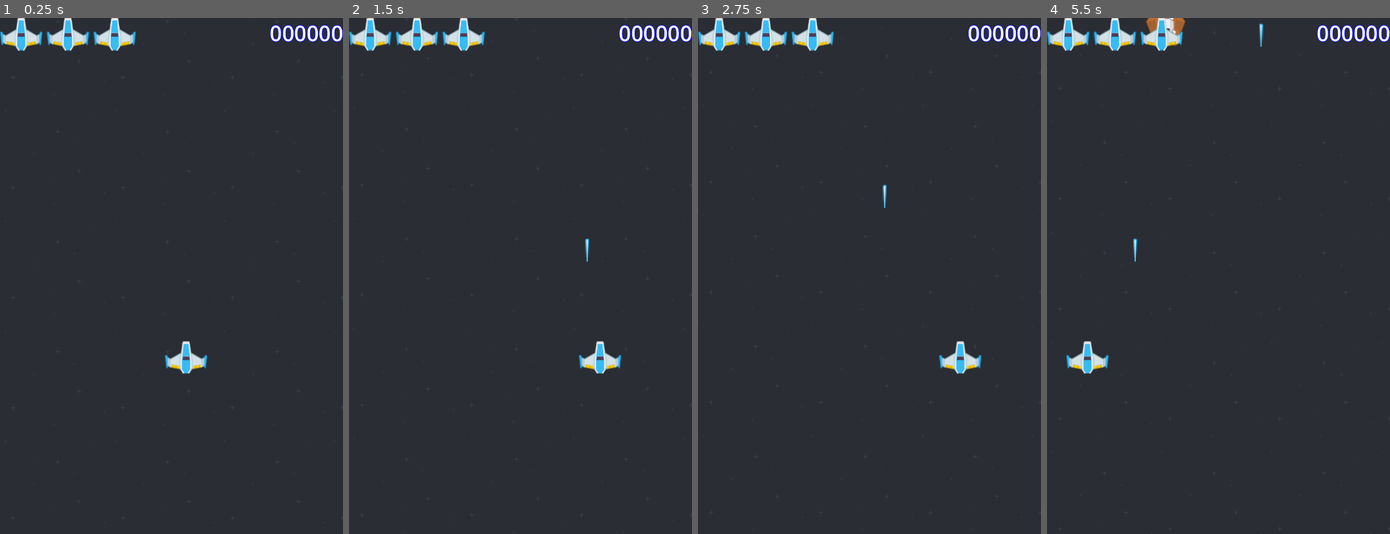
Above: before the commit, frames 1-4 (left to right).
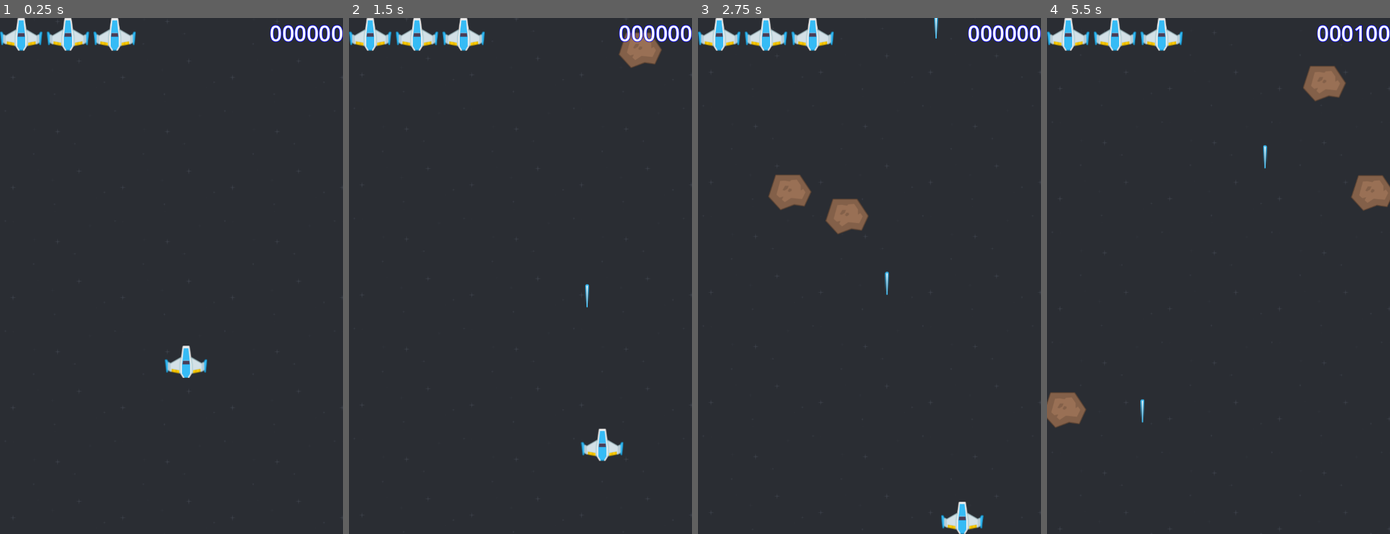
Above: after the commit, the same moments.

Repository: BUT-BOURG-25-26/td-shooter-2d-JonathanOll
Game: Godot game, scene res://Scenes/MainScene.tscn
Two runs of this game, one before a commit and one after it. Both use one fixed random seed, a clock stepped at 60 frames per second and the inputs below.
Inputs (mouse positions are in pixels of both pictures, inside the frame that each line leads up to):
- Up to frame 1 (0.25 s): no input
- Up to frame 2 (1.5 s): tap Enter at 0.5 s; move the mouse to (595, 250) at 0.52 s; hold Right (right) 0.53-1.28 s; hold S (bottom, bound only after the commit) 0.53-1.28 s; click (595, 250) at 0.67 s; move the mouse to (451, 301) at 1.27 s; hold Left (left) from 1.28 s (still down); tap S (bottom, bound only after the commit) at 1.35 s; click (451, 301) at 1.42 s
- Up to frame 3 (2.75 s): move the mouse to (903, 162) at 2.02 s; release Left (left) at 2.03 s; hold Right (right) from 2.03 s (still down); hold S (bottom, bound only after the commit) from 2.03 s (still down); click (903, 162) at 2.17 s
- Up to frame 4 (5.5 s): move the mouse to (1201, 379) at 2.77 s; release Right (right) at 2.78 s; release S (bottom, bound only after the commit) at 2.78 s; hold Up (up, bound only after the commit) 2.78-3.53 s; tap S (bottom, bound only after the commit) at 2.85, 4.35 s; click (1201, 379) at 2.92 s; move the mouse to (1321, 353) at 3.52 s; hold S (bottom, bound only after the commit) 3.53-4.28 s; hold Left (left) from 3.53 s (still down); click (1321, 353) at 3.67 s; move the mouse to (1115, 198) at 4.27 s; click (1115, 198) at 4.42 s; move the mouse to (1235, 276) at 5.02 s; hold S (bottom, bound only after the commit) from 5.03 s (still down); click (1235, 276) at 5.17 s

The runs differ from the first frame. In frame 1, 0.4% of the frame differs, in the area x 48-61%, y 62-70%; in frame 2, 1.5%; in frame 3, 2.2%; in frame 4, 2.8%, in the area x 0-100%, y 0-80%.

Commit message:
deplacement y

Diff:
--- /dev/null
+++ b/Scenes/Asteroid.tscn
@@ -0,0 +1,21 @@
+[gd_scene load_steps=4 format=3 uid="uid://bcwp21y0melu"]
+
+[ext_resource type="Texture2D" uid="uid://fqwkhbv3pvu1" path="res://KennyAssets/SpaceShooterRedux/Meteors/meteorBrown_big1.png" id="1_e0e3k"]
+[ext_resource type="Script" uid="uid://d8l8xe6xdljd" path="res://Scripts/asteroid.gd" id="1_jnrf0"]
+
+[sub_resource type="CircleShape2D" id="CircleShape2D_e0e3k"]
+radius = 49.0918
+
+[node name="Asteroid" type="Node2D"]
+script = ExtResource("1_jnrf0")
+
+[node name="MeteorBrownBig1" type="Sprite2D" parent="."]
+z_index = 1
+texture = ExtResource("1_e0e3k")
+
+[node name="Area2D" type="Area2D" parent="."]
+
+[node name="CollisionShape2D" type="CollisionShape2D" parent="Area2D"]
+shape = SubResource("CircleShape2D_e0e3k")
+
+[connection signal="body_entered" from="Area2D" to="." method="_on_area_2d_body_entered"]
--- a/Scenes/MainScene.tscn
+++ b/Scenes/MainScene.tscn
@@ -32,11 +32,15 @@
 [node name="GameManager" type="Node" parent="."]
 script = ExtResource("3_7rqgy")
 
-[node name="EnemySpawner" type="Node" parent="GameManager"]
+[node name="Spawner" type="Node" parent="GameManager"]
 script = ExtResource("2_tr2i4")
 
-[node name="Timer" type="Timer" parent="GameManager/EnemySpawner"]
+[node name="EnemyTimer" type="Timer" parent="GameManager/Spawner"]
 wait_time = 3.0
+autostart = true
+
+[node name="AsteroidTimer" type="Timer" parent="GameManager/Spawner"]
+wait_time = 0.5
 autostart = true
 
 [node name="Parallax2D" type="Parallax2D" parent="."]
@@ -54,5 +58,6 @@
 position = Vector2(400, 600)
 script = ExtResource("2_f140w")
 
-[connection signal="timeout" from="GameManager/EnemySpawner/Timer" to="Player" method="_on_timer_timeout"]
-[connection signal="timeout" from="GameManager/EnemySpawner/Timer" to="GameManager/EnemySpawner" method="_on_timer_timeout"]
+[connection signal="timeout" from="GameManager/Spawner/EnemyTimer" to="Player" method="_on_timer_timeout"]
+[connection signal="timeout" from="GameManager/Spawner/EnemyTimer" to="GameManager/Spawner" method="_on_timer_timeout"]
+[connection signal="timeout" from="GameManager/Spawner/AsteroidTimer" to="GameManager/Spawner" method="_on_asteroid_timer_timeout"]
--- /dev/null
+++ b/Scripts/asteroid.gd
@@ -0,0 +1,22 @@
+class_name Asteroid
+extends Node2D
+
+static var packedScene: PackedScene = preload("res://Scenes/Asteroid.tscn")
+static var min_speed = 300
+static var max_speed = 700
+var velocity: Vector2
+
+func _physics_process(delta: float) -> void:
+	position += velocity * delta
+
+static func create():
+	var node: Asteroid = packedScene.instantiate()
+	node.position = Vector2(randf_range(860, 1200), randf_range(-300, -100))
+	node.velocity = Vector2.DOWN.rotated(randf_range(0, 3*PI/8)) * randf_range(min_speed, max_speed)
+	return node
+
+
+func _on_area_2d_body_entered(body: Node2D) -> void:
+	if body is Player:
+		(body as Player).damage(1)
+		queue_free()
--- a/Scripts/enemy_spawner.gd
+++ b/Scripts/enemy_spawner.gd
@@ -5,3 +5,8 @@
 	if not GameManager.is_running: return
 	var enemy = Enemy.create(Vector2(randi_range(200, get_viewport().get_visible_rect().size.x - 200), -100))
 	get_tree().current_scene.add_child(enemy)
+
+func _on_asteroid_timer_timeout() -> void:
+	if not GameManager.is_running: return
+	var asteroid = Asteroid.create()
+	get_tree().current_scene.add_child(asteroid)
--- a/Scripts/game_over.gd
+++ b/Scripts/game_over.gd
@@ -10,7 +10,9 @@
 
 
 func _on_restart_pressed() -> void:
-	get_tree().reload_current_scene()  # Godot 4
+	get_tree().reload_current_scene()
+	GameManager.is_running = true
+	GameManager.score = 0
 
 func _on_quit_pressed() -> void:
 	get_tree().quit()
--- a/Scripts/player.gd
+++ b/Scripts/player.gd
@@ -8,9 +8,14 @@
 func _physics_process(delta):
 	if not GameManager.is_running: return
 	velocity.x = MOVEMENT_SPEED * (Input.get_action_strength("right") - Input.get_action_strength("left"))
+	velocity.y = MOVEMENT_SPEED * (Input.get_action_strength("bottom") - Input.get_action_strength("up"))
 
 	if Input.is_mouse_button_pressed(MOUSE_BUTTON_LEFT):
-		velocity.x = clamp(get_global_mouse_position().x - position.x, - MOVEMENT_SPEED, MOVEMENT_SPEED)
+		velocity = get_local_mouse_position()
+		velocity = MOVEMENT_SPEED * velocity.normalized()
+		if ((position + velocity * delta) - get_global_mouse_position()).length_squared() < 10:
+			velocity = Vector2.ZERO
+			position = get_global_mouse_position()
 
 	if int(invicibility_timer.time_left / 0.2) % 2 == 0:
 		show()
@@ -18,6 +23,8 @@
 		hide()
 
 	move_and_slide()
+	if position.y < get_viewport().get_size().y * 2/3:
+		position.y = get_viewport().get_size().y * 2/3
 
 func damage(damage):
 	if not invicibility_timer.is_stopped():
--- a/UI/HealthBar.tscn
+++ b/UI/HealthBar.tscn
@@ -4,6 +4,7 @@
 [ext_resource type="Script" uid="uid://cnnah0lpupxiv" path="res://Scripts/health_bar.gd" id="1_nhvnt"]
 
 [node name="HealthBar" type="Node2D" node_paths=PackedStringArray("life_container", "life_texture")]
+z_index = 10
 script = ExtResource("1_nhvnt")
 life_container = NodePath("HBoxContainer")
 life_texture = NodePath("TextureRect")
--- a/UI/Score.tscn
+++ b/UI/Score.tscn
@@ -8,6 +8,7 @@
 outline_color = Color(0, 0, 1, 1)
 
 [node name="Score" type="Node2D" node_paths=PackedStringArray("label")]
+z_index = 10
 script = ExtResource("1_mfhtn")
 label = NodePath("Label")
 
--- a/project.godot
+++ b/project.godot
@@ -38,6 +38,18 @@
 , Object(InputEventKey,"resource_local_to_scene":false,"resource_name":"","device":-1,"window_id":0,"alt_pressed":false …(183 unchanged characters)…
 ]
 }
+up={
+"deadzone": 0.2,
+"events": [Object(InputEventKey,"resource_local_to_scene":false,"resource_name":"","device":-1,"window_id":0,"alt_pressed":false,"shift_pressed":false,"ctrl_pressed":false,"meta_pressed":false,"pressed":false,"keycode":0,"physical_keycode":4194320,"key_label":0,"unicode":0,"location":0,"echo":false,"script":null)
+, Object(InputEventKey,"resource_local_to_scene":false,"resource_name":"","device":-1,"window_id":0,"alt_pressed":false,"shift_pressed":false,"ctrl_pressed":false,"meta_pressed":false,"pressed":false,"keycode":0,"physical_keycode":87,"key_label":0,"unicode":122,"location":0,"echo":false,"script":null)
+]
+}
+bottom={
+"deadzone": 0.2,
+"events": [Object(InputEventKey,"resource_local_to_scene":false,"resource_name":"","device":-1,"window_id":0,"alt_pressed":false,"shift_pressed":false,"ctrl_pressed":false,"meta_pressed":false,"pressed":false,"keycode":0,"physical_keycode":83,"key_label":0,"unicode":115,"location":0,"echo":false,"script":null)
+, Object(InputEventKey,"resource_local_to_scene":false,"resource_name":"","device":-1,"window_id":0,"alt_pressed":false,"shift_pressed":false,"ctrl_pressed":false,"meta_pressed":false,"pressed":false,"keycode":0,"physical_keycode":4194322,"key_label":0,"unicode":0,"location":0,"echo":false,"script":null)
+]
+}
 
 [layer_names]
 
Not shown, added: Scripts/asteroid.gd.uid
